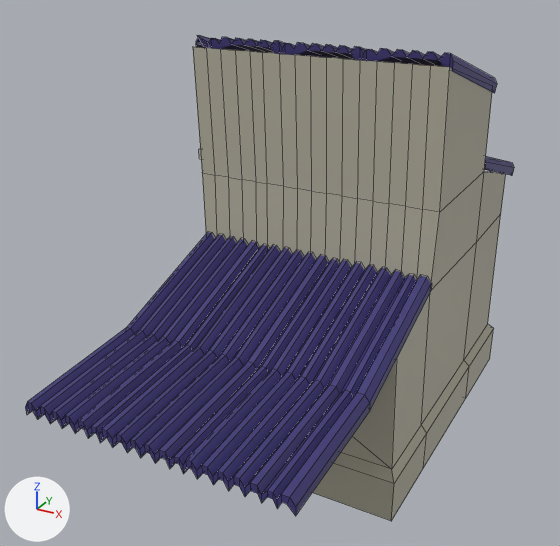
The Blender file TresFabulasGeniales/Assets/Objetos/casa_abarrotada/CASAblend.blend, before and after one commit.
Before and after are seen from a 50 mm lens placed at (6.89, -15.73, 9.93), pointed at (-0.57, -2.17, 3.15). Arrows for +X, +Y and +Z are at lower left; the lights stay in place. Mesh edges are drawn as thin lines.

Script lines for the objects in view, before the commit:
```python
me_cube_010 = bpy.data.meshes.new('Cube.010')
me_cube_010.from_pydata(...)  # 1250 vertices, 938 faces; spans x 0.33..2.38, y -1.42..0.31, z -5.55..3.53
me_cube_010.materials.append(mat_material_020)  # dark blue #3f3879
me_cube_010.materials.append(mat_material_001)  # dark blue #3f3879
me_cube_010.materials.append(mat_material_002)  # grey #b9b5a3
me_cube_010.materials.append(mat_material_004)  # dark blue #3f3879
me_cube_010.materials.append(mat_material_006)  # dark blue #3f3879
me_cube_010.materials.append(mat_material_008)  # dark blue #3f3879
me_cube_010.materials.append(mat_material_010)  # dark blue #3f3879
me_cube_010.materials.append(mat_material_018)  # dark blue #3f3879
me_cube_010.materials.append(mat_material_016)  # dark blue #3f3879
me_cube_010.materials.append(mat_material_014)  # dark blue #3f3879
me_cube_010.materials.append(mat_material_012)  # dark blue #3f3879
me_cube_010.materials.append(mat_material_026)  # dark blue #3f3879
me_cube_010.materials.append(mat_material_024)  # dark blue #3f3879
me_cube_010.materials.append(mat_material_022)  # dark blue #3f3879
ob_cube_009 = bpy.data.objects.new('Cube.009', me_cube_010)
ob_cube_009.location = (3.85, -5.33, 4.66)
ob_cube_009.rotation_euler = (0.0636, 0.0, 3.142)  # degrees (3.6, 0, 180)
ob_cube_009.scale = (2.91, 6.9, 1.0)
```
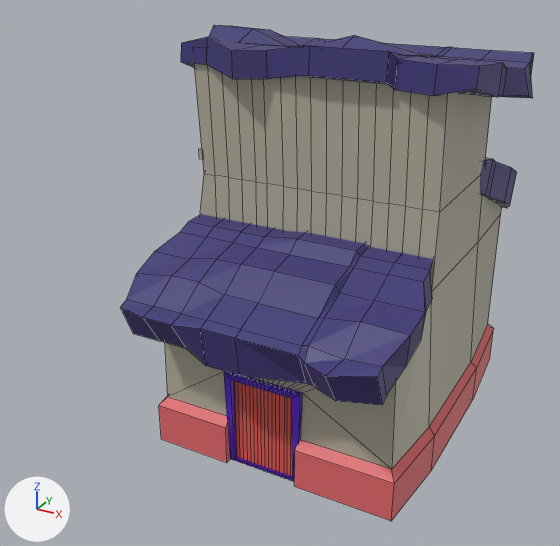
Boxes (x1, y1, x2, y2) around the edits, measured in the pictures (560 x 546 px):
'Cube.009', reshaped (16% narrower): before (25, 35, 514, 521); after (121, 25, 534, 521)
part 1 of me_cube_010, rebuilt (17% wider, 25% taller): before (196, 35, 497, 93); after (181, 25, 534, 98)
part 2 of me_cube_010, added (blue): after (121, 214, 433, 405)
part 3 of me_cube_010, added (blue): after (480, 158, 517, 208)
part 4 of me_cube_010, cut back: before (25, 47, 514, 516); after (165, 64, 502, 469)
part 5 of me_cube_010, recoloured (red): after (235, 381, 293, 476)
part 6 of me_cube_010, recoloured: before (312, 324, 494, 521); after (159, 324, 494, 521)
part 7 of me_cube_010, recoloured (purple): after (224, 371, 302, 481)

The change, as a diff of the scene's bpy script:
```diff
--- a/TresFabulasGeniales/Assets/Objetos/casa_abarrotada/CASAblend.blend.py
+++ b/TresFabulasGeniales/Assets/Objetos/casa_abarrotada/CASAblend.blend.py
@@ mat_material @@
+mat_material = principled_material('Material')
+mat_material.base_color = (0.8, 0.106, 0.0863)  # red #e75c53
@@ mat_material_027 @@
+mat_material_027 = principled_material('Material.027')
+mat_material_027.base_color = (0.8, 0.149, 0.158)  # red #e76c6f
@@ mat_material_028 @@
+mat_material_028 = principled_material('Material.028')
+mat_material_028.base_color = (0.119, 0.0156, 0.8)  # purple #6122e7
@@ me_cube_010 @@
 # used by ob_cube_009; location = (3.85, -5.33, 4.66); rotation_euler = (0.0636, 0.0, 3.142), in degrees (3.6, 0, 180); scale = (2.91, 6.9, 1.0)
-me_cube_010.from_pydata(...)  # 1250 vertices, 938 faces; spans x 0.33..2.38, y -1.42..0.31, z -5.55..3.53
+me_cube_010.from_pydata(...)  # 937 vertices, 835 faces; spans x 0.02..2.52, y -1.42..-0.06, z -5.55..3.64
+# me_cube_010 part 1: the loose piece of 188 vertices spanning x 0.37..2.27, y -0.98..-0.45, z 2.49..3.53 is rebuilt with 126 vertices and now spans x 0.02..2.52, y -1.01..-0.39, z 2.31..3.64, in mat_material_020 (dark blue #3f3879)
+# me_cube_010 part 2: a new loose piece of 126 vertices spanning x 0.27..2.4, y -0.58..-0.06, z -2.61..-0.33, in mat_material_020 (dark blue #3f3879)
+# me_cube_010 part 3: a new loose piece of 126 vertices spanning x 0.27..2.39, y -1.42..-0.88, z -0.79..1.09, in mat_material_020 (dark blue #3f3879)
+# me_cube_010 part 4: 60 vertices moved from x 0.33..2.31, y -1.03..-0.28, z -5.43..0.99 to x 0.27..2.41, y -1.03..-0.27, z -5.43..0.99; 503 vertices removed from x 0.37..2.27, y -1.42..0.31, z -2.79..1.11
+# me_cube_010 part 5: 35 faces spanning x 1.14..2.28, y -1.27..-0.29, z -5.49..2.08 switch from mat_material_002 (grey #b9b5a3) to mat_material (red #e75c53)
+# me_cube_010 part 6: 50 faces spanning x 0.27..2.41, y -1.37..-0.27, z -5.55..-3.97 switch from mat_material_002 (grey #b9b5a3) to mat_material_027 (red #e76c6f)
+# me_cube_010 part 7: 88 faces spanning x 1.07..1.7, y -0.31..-0.27, z -5.54..-3.26 switch from mat_material_002 (grey #b9b5a3) to mat_material_028 (purple #6121e7)
 me_cube_010.materials.append(mat_material_020)
@@ me_cube_010 @@
 me_cube_010.materials.append(mat_material_012)
-me_cube_010.materials.append(mat_material_026)  # dark blue #3f3879
-me_cube_010.materials.append(mat_material_024)  # dark blue #3f3879
-me_cube_010.materials.append(mat_material_022)  # dark blue #3f3879
```
